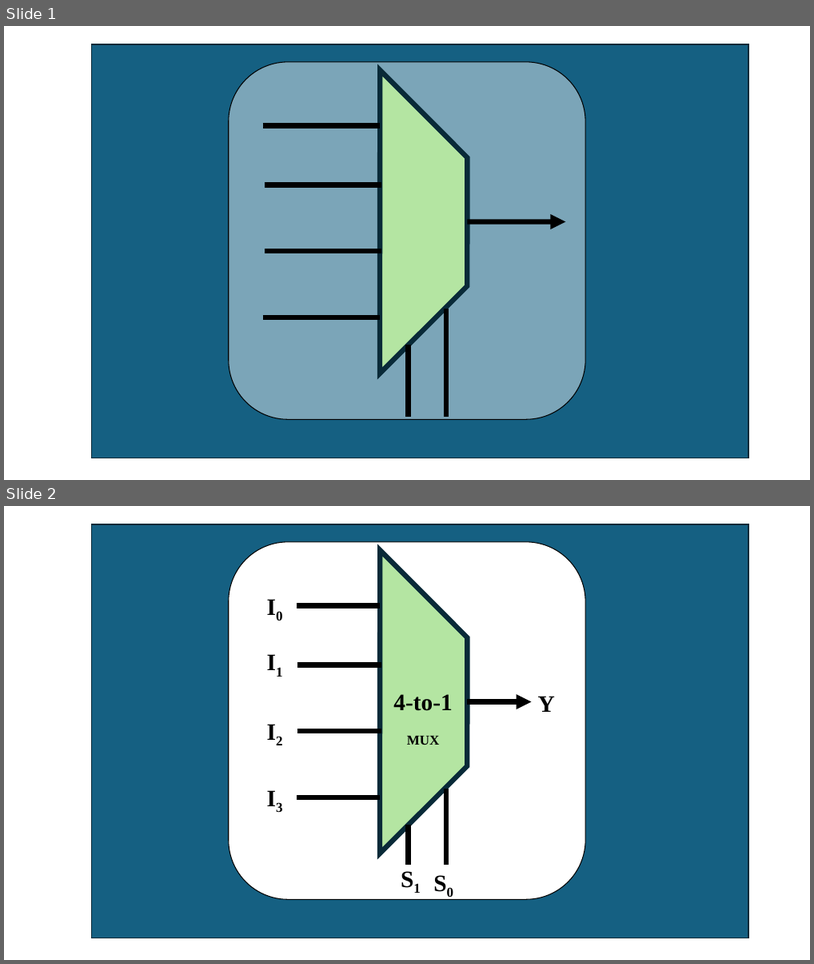
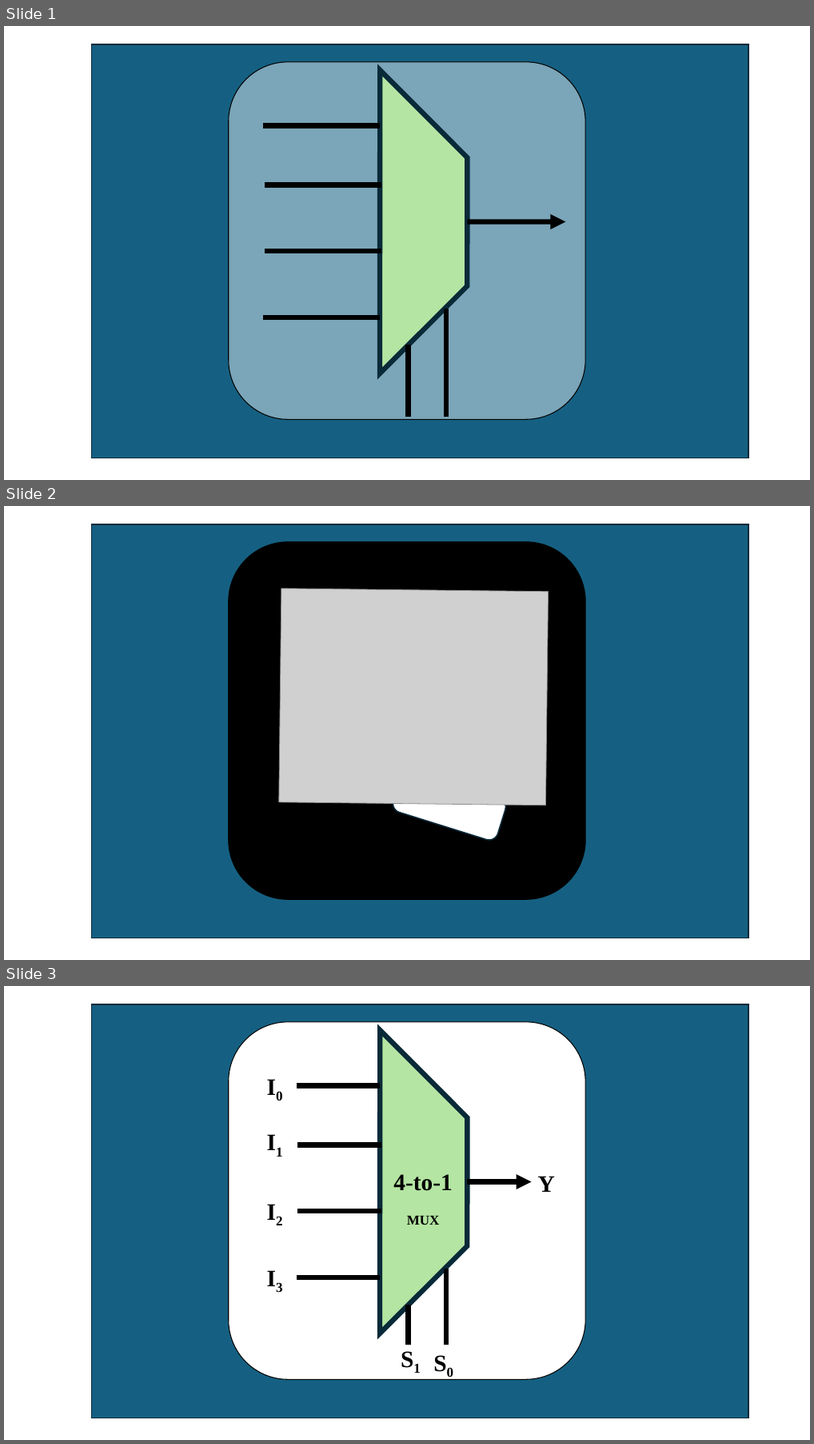
Before and after one commit to HoundZel/MUX, a slide deck: media/MUX.pptx. Shown one above the other, each under a label of ours: slides 1 and 2 before the commit, slides 1, 2 and 3 after it. The pictures are 814x964 and 814x1444 pixels, drawn with LibreOffice and Linux fonts; fonts in the diff are those of the drawing; grey boxes stand for pictures. Boxes give left, top, right and bottom in pixels: in the first picture for what was removed or moved away, otherwise in the second. Text is boxed around its words. In the diff, an @@ line names an element or a change of style, - is before the commit and + after.

```diff
--- a/media/MUX.pptx
+++ b/media/MUX.pptx
@@ slide 2 added at (4,506,810,960), background #FFFFFF @@
@@ rectangle added at (92,524,749,937), fill #156082, outline #092A39 1.5 pt @@
@@ rounded rectangle added at (229,542,586,900), fill #000000, outline #000000 1 pt @@
@@ picture added at (279,588,549,805) @@
@@ rounded rectangle added at (390,768,508,842), fill #FFFFFF, outline #092A39 1.5 pt @@
@@ what was slide 2 is now slide 3 @@
```
Also in this commit, not shown: 5 other files.
